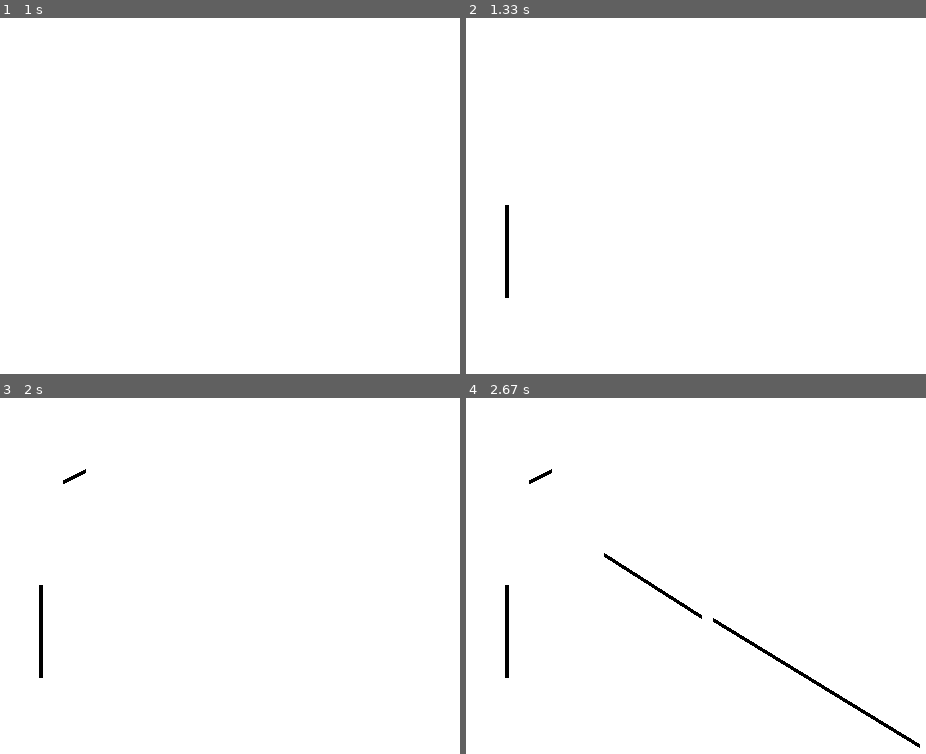
Above: before the commit, frames 1-4 (two rows, left to right).
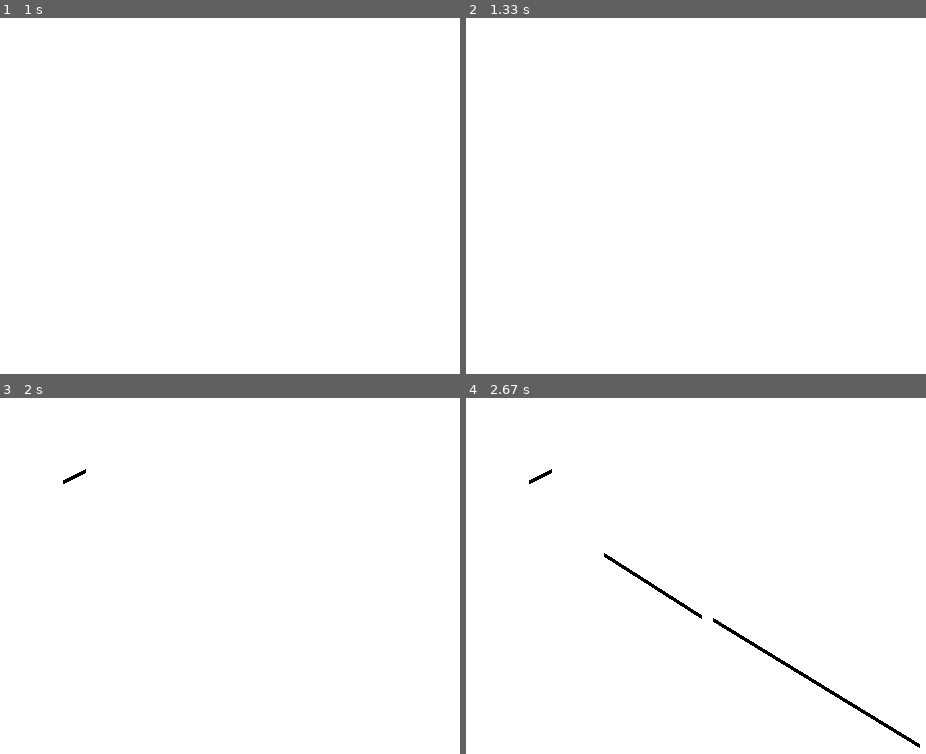
Above: after the commit, the same moments.

Repository: ColdMacaroni/pygame-animate
Game: pygame game, started from main.py
The game is run twice, just before and just after one commit, with the same random seed, the same clock (stepped at 60 frames per second) and the same inputs.
Inputs (mouse positions are in pixels of both pictures, inside the frame that each line leads up to):
- Up to frame 1 (1 s): hold C 0.33-0.8 s; hold D 0.33-0.8 s; move the mouse to (207, 206) at 0.37 s; press the mouse at (41, 114) at 0.87 s; move the mouse to (41, 206) at 0.97 s
- Up to frame 2 (1.33 s): release the mouse at (507, 295) at 1.1 s; tap C at 1.17 s
- Up to frame 3 (2 s): press the mouse at (41, 494) at 1.53 s; move the mouse to (64, 479) at 1.63 s; release the mouse at (82, 469) at 1.77 s; press the mouse at (41, 494) at 1.87 s; move the mouse to (138, 554) at 1.97 s
- Up to frame 4 (2.67 s): release the mouse at (700, 615) at 2.1 s; press the mouse at (507, 494) at 2.2 s; move the mouse to (714, 618) at 2.3 s; release the mouse at (916, 743) at 2.43 s; press the mouse at (507, 494) at 2.53 s; move the mouse to (548, 451) at 2.63 s

Frame 1 is identical in both runs. In frame 2, 0.2% of the frame differs, in the area x 8-10%, y 52-79%; in frame 3, 0.2%; in frame 4, 0.2%.

Commit message:
Add clear hotkey for c/Delete (also onion layers = 5)

Diff:
--- a/canvas.py
+++ b/canvas.py
@@ -78,9 +78,14 @@
         self.brush_size = brush_size
 
     def stop_drawing(self):
+        """Stop connecting between the dots"""
         self.prev_spot = None
         self.drawing = False
         self.brush_size = None
+
+    def clear(self):
+        """Clears the surface"""
+        self.surface.fill(self.colorkey)
 
     def save(self, fn: str):
         """Save the surface to the given file"""
--- a/main.py
+++ b/main.py
@@ -40,7 +40,7 @@
     bg = pygame.Color(0xFF, 0xFF, 0xFF)
     update_surface(surf, [], app.frame.surface, bg)
 
-    onion_layers = 3
+    onion_layers = 5
     onion_stack = []
 
     # Determines whether the mouse is being dragged and thus is drawing
@@ -75,9 +75,12 @@
                         app.draw(e.pos)
                         update_surface(surf, onion_stack, app.frame.surface, bg)
 
-                # TODO! Move all these onion updates to a function
                 case pygame.KEYUP:
                     match e.key:
+                        case pygame.K_s:
+                            app.stop_drawing()
+                            app.save("out")
+                        # TODO! Move all these onion updates to a function
                         case pygame.K_PERIOD:
                             app.next_frame()
                             onion_stack = app.get_onion_stack(onion_layers)
@@ -99,6 +102,12 @@
                                 onion_stack = app.get_onion_stack(onion_layers)
                                 update_surface(surf, onion_stack, app.frame.surface, bg)
 
+                        case pygame.K_c | pygame.K_DELETE:
+                            app.stop_drawing()
+                            app.frame.clear()
+                            update_surface(surf, onion_stack, app.frame.surface, bg)
+
+
         screen.blit(surf, (0, 0))
 
         pygame.display.flip()
